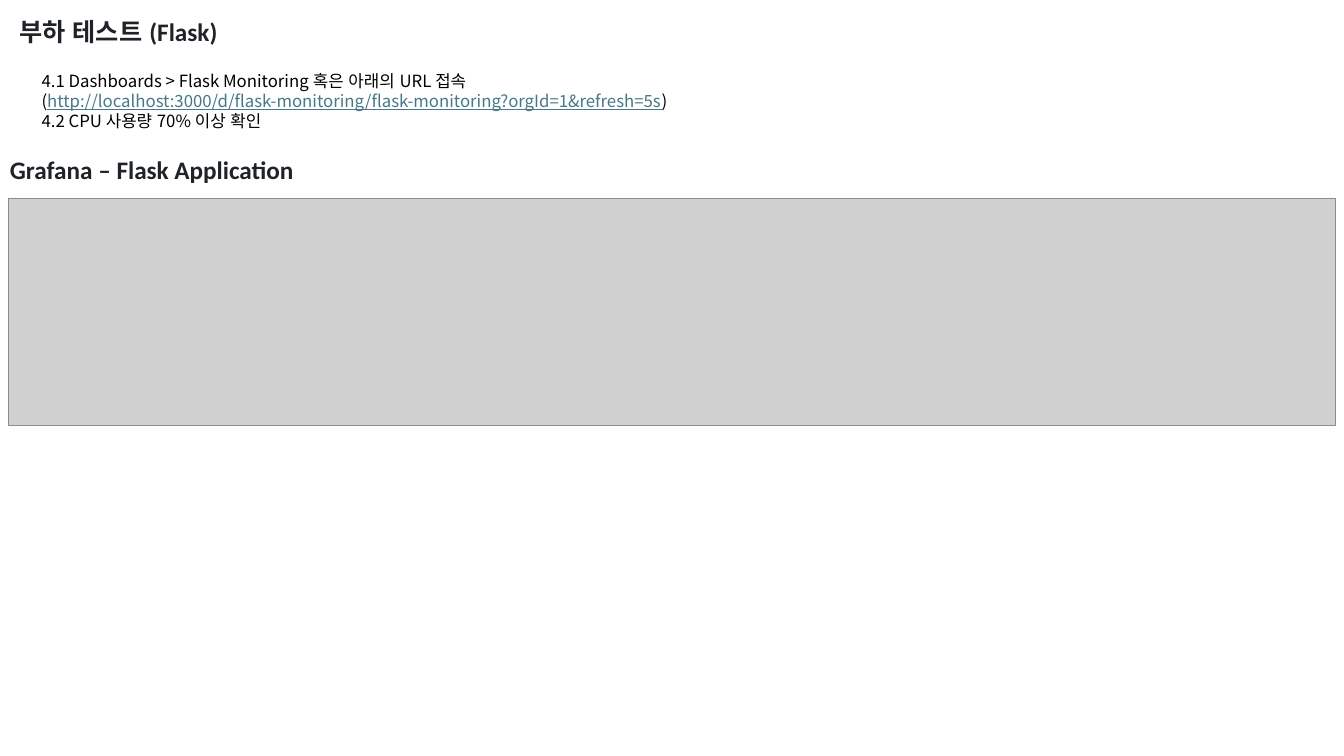
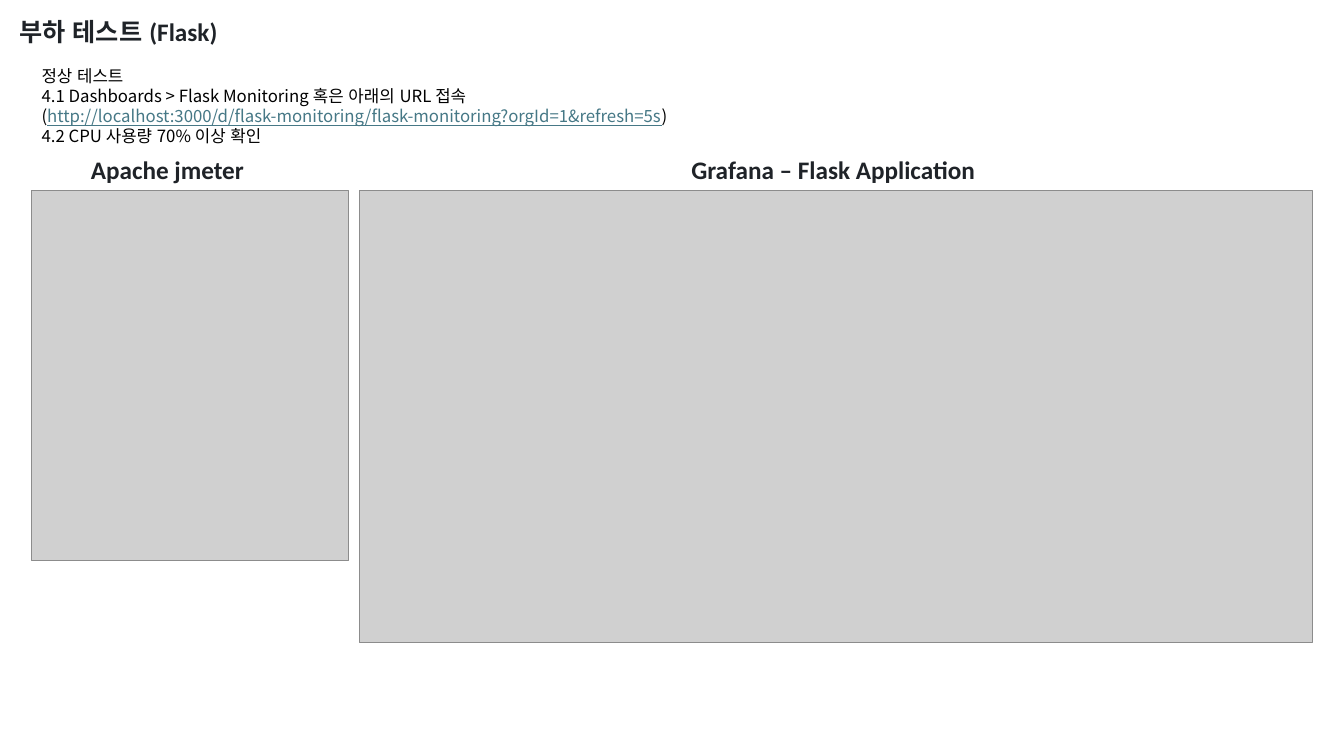
Before and after one commit to kkimsungchul/otel, a slide deck: slide 20 of otel-ppt/테스트 시나리오_v0.2.pptx (slide 17 before the commit). Drawn at 1344x756 pixels with LibreOffice and Linux fonts; fonts in the diff are those of the drawing; grey boxes stand for pictures. Boxes give left, top, right and bottom in pixels: in the first picture for what was removed or moved away, otherwise in the second. Text is boxed around its words. In the diff, an @@ line names an element or a change of style, - is before the commit and + after.

Commit message:
2024.07.04 - 테스트 시나리오 수정 중 - HTTP Request.jmx 수정 완료

```diff
--- a/otel-ppt/테스트 시나리오_v0.2.pptx
+++ b/otel-ppt/테스트 시나리오_v0.2.pptx
@@ text at box(42, 68, 123, 84): paragraph added @@
+정상 테스트
@@ text "Grafana – Flask Application": place and size @@
-text "Grafana – Flask Application" at box(10, 161, 293, 183)
+text "Grafana – Flask Application" at box(691, 161, 975, 183)
@@ text added at box(91, 161, 243, 184), 18 pt, text #1F2328, bold @@
+Apache jmeter
@@ picture removed at box(8, 199, 1336, 425) @@
@@ picture added at box(31, 191, 349, 561) @@
@@ picture added at box(359, 191, 1313, 643) @@
```
Also in this commit, not shown: 4 other slides changed, 6 slides added, 1 other file.
